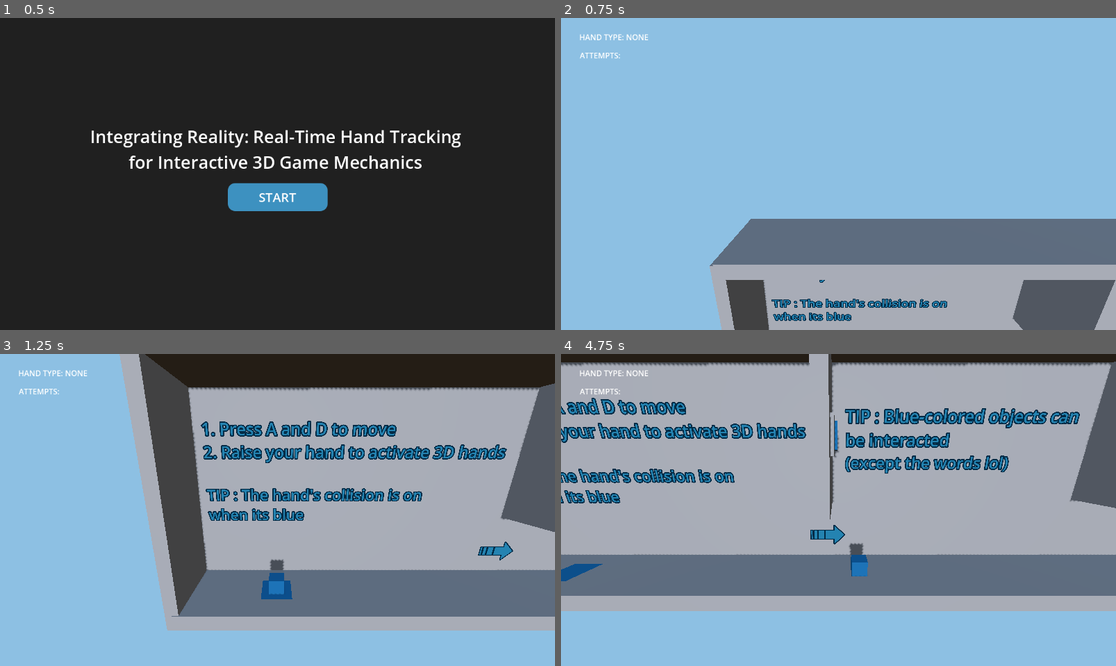
Above: before the commit, frames 1-4 (two rows, left to right).
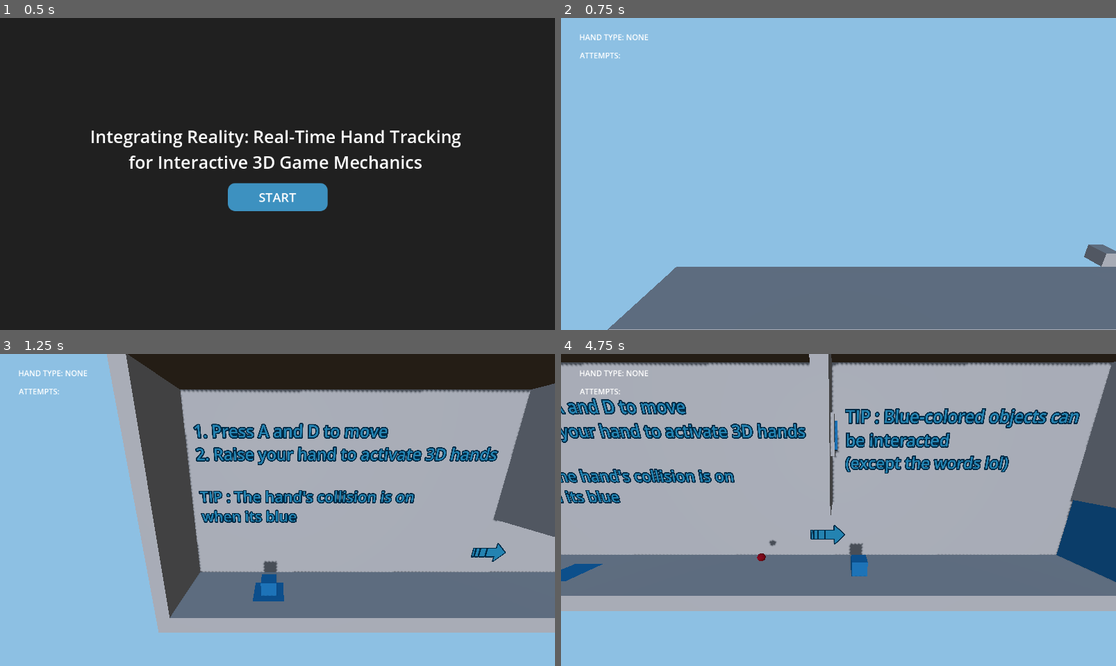
Above: after the commit, the same moments.

Repository: kalzaf50/integrating-reality-game
Game: Godot game, scene res://main_menu.tscn
Same seed, same stepped clock (60 frames per second), same inputs: the game is played once before the commit and once after it.
Inputs:
- Up to frame 1 (0.5 s): no input
- Up to frame 2 (0.75 s): click "START" at 0.5 s
- Up to frame 3 (1.25 s): no input
- Up to frame 4 (4.75 s): hold D (move_right) 1.28-2.03 s; hold A (move_left) 2.03-2.78 s; hold D (move_right) 2.78-4.28 s; hold A (move_left) from 4.28 s (still down)

Frame 1 is identical in both runs. In frame 2, 28% of the frame differs, in the area x 8-100%, y 64-100%; in frame 3, 13%; in frame 4, 2.8%.

Commit message:
new button update

Diff:
--- a/godot/camera_3d.gd
+++ b/godot/camera_3d.gd
@@ -3,6 +3,7 @@
 @onready var player: RigidBody3D = $"../Player"
 @onready var hand_tracker = $"../HandTracking"
 
+var test_phase = false
 # Called when the node enters the scene tree for the first time.
 func _ready() -> void:
 	pass # Replace with function body.
@@ -10,10 +11,11 @@
 
 # Called every frame. 'delta' is the elapsed time since the previous frame.
 func _process(delta: float) -> void:
-	if player and not (hand_tracker.left_hand.is_active() or hand_tracker.right_hand.is_active()):
-		var target_position = global_position
-		target_position.x = player.global_position.x
-		target_position.y = player.global_position.y + 7
+	if test_phase == false:
+		if player and not (hand_tracker.left_hand.is_active() or hand_tracker.right_hand.is_active()):
+			var target_position = global_position
+			target_position.x = player.global_position.x
+			target_position.y = player.global_position.y + 7
 
-		# Smoothly interpolate to the target position
-		global_position = global_position.lerp(target_position, 5 * delta)
+			# Smoothly interpolate to the target position
+			global_position = global_position.lerp(target_position, 5 * delta)
--- a/godot/hand/model/hand_model.gd
+++ b/godot/hand/model/hand_model.gd
@@ -86,6 +86,7 @@
 
 # Called every frame. 'delta' is the elapsed time since the previous frame.
 func _process(delta: float) -> void:
-	if hand_tracker.hands_data.has("right") and hand_tracker.hands_data["right"] != null:
+	pass
+	#if hand_tracker.hands_data.has("right") and hand_tracker.hands_data["right"] != null:
 		#update_bone_transforms(hand_tracker.hands_data["right"])
-		update_point_finger_rotations(hand_tracker.hands_data["right"])
+		#update_point_finger_rotations(hand_tracker.hands_data["right"])
--- a/godot/player/player.gd
+++ b/godot/player/player.gd
@@ -5,11 +5,13 @@
 @onready var stats = $"../CanvasLayer"
 
 var start_position = Vector3(-16, 13, 0)
+var test_position = Vector3(6, 54, 0)
+
 const GRAVITY = 60.0
 var is_alive = true
 
 func _ready() -> void:
-	pass
+	global_position = start_position
 
 func _physics_process(delta: float) -> void:
 	var input := Vector3.ZERO
--- a/godot/world.tscn
+++ b/godot/world.tscn
@@ -41,16 +41,6 @@
 tracks/0/loop_wrap = true
 tracks/0/keys = PackedFloat32Array(0, 1, 19, 18.2, 0, 1, 1, 19, 13.8, 0)
 
-[sub_resource type="Animation" id="Animation_wse8f"]
-length = 0.001
-tracks/0/type = "position_3d"
-tracks/0/imported = false
-tracks/0/enabled = true
-tracks/0/path = NodePath(".")
-tracks/0/interp = 1
-tracks/0/loop_wrap = true
-tracks/0/keys = PackedFloat32Array(0, 1, 25, 13.8, 0)
-
 [sub_resource type="Animation" id="Animation_ic0uy"]
 resource_name = "open"
 tracks/0/type = "position_3d"
@@ -63,7 +53,6 @@
 
 [sub_resource type="AnimationLibrary" id="AnimationLibrary_wse8f"]
 _data = {
-&"RESET": SubResource("Animation_wse8f"),
 &"closed": SubResource("Animation_ioo17"),
 &"open": SubResource("Animation_ic0uy")
 }
@@ -108,6 +97,16 @@
 [node name="CollisionShape3D" type="CollisionShape3D" parent="Ground/StaticBody3D"]
 shape = SubResource("BoxShape3D_tlwt5")
 
+[node name="Ground2" type="MeshInstance3D" parent="."]
+transform = Transform3D(69.2956, 0, 0, 0, 1, 0, 0, 0, 4.8, 12.6663, 53.0027, -0.00512958)
+layers = 3
+mesh = SubResource("BoxMesh_fj7yv")
+
+[node name="StaticBody3D" type="StaticBody3D" parent="Ground2"]
+
+[node name="CollisionShape3D" type="CollisionShape3D" parent="Ground2/StaticBody3D"]
+shape = SubResource("BoxShape3D_tlwt5")
+
 [node name="Ceiling1" type="MeshInstance3D" parent="."]
 transform = Transform3D(47.6407, 0, 0, 0, 1, 0, 0, 0, 4.8, 1.6663, 25.0027, -0.00512958)
 layers = 3
@@ -118,36 +117,6 @@
 [node name="CollisionShape3D" type="CollisionShape3D" parent="Ceiling1/StaticBody3D"]
 shape = SubResource("BoxShape3D_tlwt5")
 
-[node name="Ground4" type="MeshInstance3D" parent="."]
-transform = Transform3D(35.0866, -0.258819, 0, 9.40142, 0.965926, 0, 0, 0, 4.8, 55.9663, 15.7027, -0.00512958)
-layers = 3
-mesh = SubResource("BoxMesh_fj7yv")
-
-[node name="StaticBody3D" type="StaticBody3D" parent="Ground4"]
-
-[node name="CollisionShape3D" type="CollisionShape3D" parent="Ground4/StaticBody3D"]
-shape = SubResource("BoxShape3D_tlwt5")
-
-[node name="Ground6" type="MeshInstance3D" parent="."]
-transform = Transform3D(3.63243, -0.866025, 0, 6.29155, 0.5, 0, 0, 0, 4.8, 64.1856, 24.9219, -0.00512958)
-layers = 3
-mesh = SubResource("BoxMesh_fj7yv")
-
-[node name="StaticBody3D" type="StaticBody3D" parent="Ground6"]
-
-[node name="CollisionShape3D" type="CollisionShape3D" parent="Ground6/StaticBody3D"]
-shape = SubResource("BoxShape3D_tlwt5")
-
-[node name="Ground5" type="MeshInstance3D" parent="."]
-transform = Transform3D(35.0866, 0.258819, 0, -9.40142, 0.965926, 0, 0, 0, 4.8, 41.9663, 31.7027, -0.00512958)
-layers = 3
-mesh = SubResource("BoxMesh_fj7yv")
-
-[node name="StaticBody3D" type="StaticBody3D" parent="Ground5"]
-
-[node name="CollisionShape3D" type="CollisionShape3D" parent="Ground5/StaticBody3D"]
-shape = SubResource("BoxShape3D_tlwt5")
-
 [node name="Ground7" type="MeshInstance3D" parent="."]
 transform = Transform3D(6.99371, 0, 0, 0, 1, 0, 0, 0, 4.8, 76.8663, 20.4027, -0.00512958)
 layers = 3
@@ -199,7 +168,7 @@
 shape = SubResource("BoxShape3D_tlwt5")
 
 [node name="Gate1" type="MeshInstance3D" parent="."]
-transform = Transform3D(-2.05906e-07, 0, -0.470589, 0, 4.53786, 0, 4.71059, 0, -2.05701e-08, 25, 13.8, 0)
+transform = Transform3D(-2.05906e-07, 0, -0.470589, 0, 4.53786, 0, 4.71059, 0, -2.05701e-08, 19, 13.8, 0)
 layers = 3
 mesh = SubResource("BoxMesh_fj7yv")
 surface_material_override/0 = SubResource("StandardMaterial3D_ioo17")
@@ -226,7 +195,7 @@
 shape = SubResource("BoxShape3D_tlwt5")
 
 [node name="Player" parent="." instance=ExtResource("2_fj7yv")]
-transform = Transform3D(1, 0, 0, 0, 1, 0, 0, 0, 1, -16, 13.6099, 0)
+transform = Transform3D(1, 0, 0, 0, 1, 0, 0, 0, 1, 38, 13.6099, 0)
 
 [node name="CanvasLayer" type="CanvasLayer" parent="."]
 script = ExtResource("3_tlwt5")
@@ -246,7 +215,7 @@
 text = "ATTEMPTS: "
 
 [node name="ObjectSpawner" type="Node3D" parent="."]
-transform = Transform3D(1, 0, 0, 0, 1, 0, 0, 0, 1, 31, 20, 0)
+transform = Transform3D(1, 0, 0, 0, 1, 0, 0, 0, 1, 10, 28, 0)
 script = ExtResource("4_aqk2v")
 destroy_time = 5.0
 
@@ -259,7 +228,7 @@
 autostart = true
 
 [node name="ObjectSpawner2" type="Node3D" parent="."]
-transform = Transform3D(1, 0, 0, 0, 1, 0, 0, 0, 1, 26, 44, 0)
+transform = Transform3D(1, 0, 0, 0, 1, 0, 0, 0, 1, -4, 44, 0)
 script = ExtResource("4_aqk2v")
 destroy_time = 20.0
 
@@ -287,7 +256,7 @@
 skeleton = NodePath("../..")
 
 [node name="Camera3D" type="Camera3D" parent="."]
-transform = Transform3D(1, 0, 0, 0, 0.965926, 0.258819, 0, -0.258819, 0.965926, -14, 51, 12)
+transform = Transform3D(1, 0, 0, 0, 0.965926, 0.258819, 0, -0.258819, 0.965926, 3, 63, 12)
 current = true
 script = ExtResource("6_dwbse")
 
Not shown: 1 places in godot/world.tscn that only renumber resources
